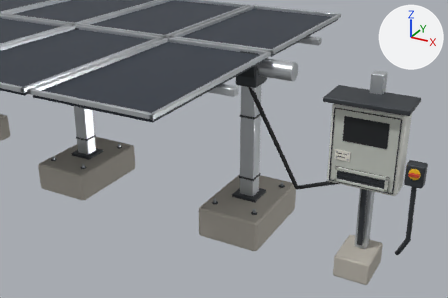
A saved change to the glTF model fieldworks-machines/models/py_solar.glb.
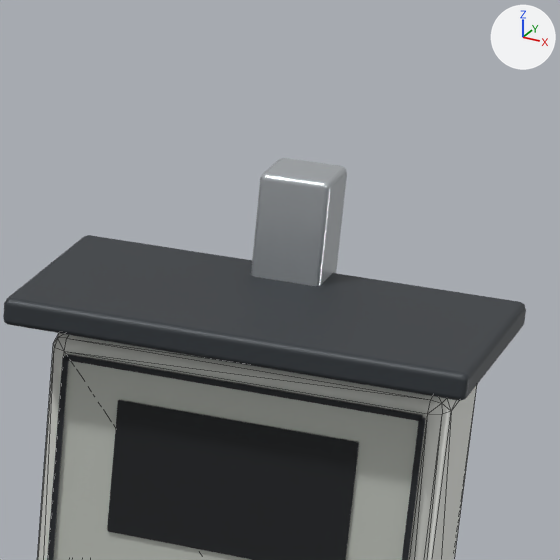
There are two pictures of each version: one from a 50 mm lens placed at (4.24, -4.656, 3.038), pointed at (2.23, -1.001, 1.211), one close up on the part from 72% to 95% of the width and 14% to 49% of the height. Every picture has the same lights, and +X, +Y and +Z are marked at upper right. The first two pictures are the older version. The close-ups show mesh edges as thin lines. Where no turn or scale is listed for an object, it has been applied to the vertices.

In view in the first close-up: 'block.074', 'block.075', 'block.076', 'block.078', 'block.079', 'block.080', 'block.081', 'block.098'.
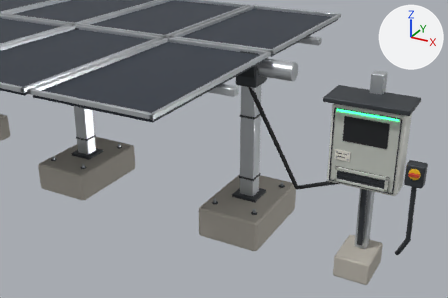
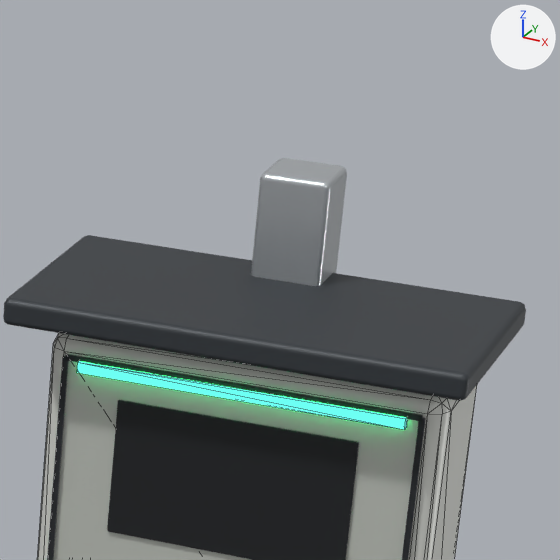
Patch to the scene script:
```diff
--- a/fieldworks-machines/models/py_solar.glb.py
+++ b/fieldworks-machines/models/py_solar.glb.py
@@ mat_39f08a_e @@
+mat_39f08a_e = principled_material('#39f08a_e')
+mat_39f08a_e.base_color = (0.0409, 0.871, 0.254)  # green #39f08a
+mat_39f08a_e.roughness = 0.4
+mat_39f08a_e.emission_color = (0.047, 1.0, 0.292)  # green #3dff93
+mat_39f08a_e.emission_strength = 2.788
@@ me_cube_090_1 @@
+me_cube_090_1.from_pydata(...)  # a box spanning x 2.87..3.33, y -0.414..-0.402, z 1.432..1.448
+me_cube_090_1.materials.append(mat_39f08a_e)  # green #39f08a, glowing green #3dff93
@@ ob_led @@
+ob_led = bpy.data.objects.new('led', me_cube_090_1)
+ob_led.location = (0.0, 0.0, 0.0)
```

Pixel boxes [x1, y1, x2, y2] of what changed, in the close-ups (560 x 560 px):
'led', added (green)
    after: [77, 361, 408, 430]
